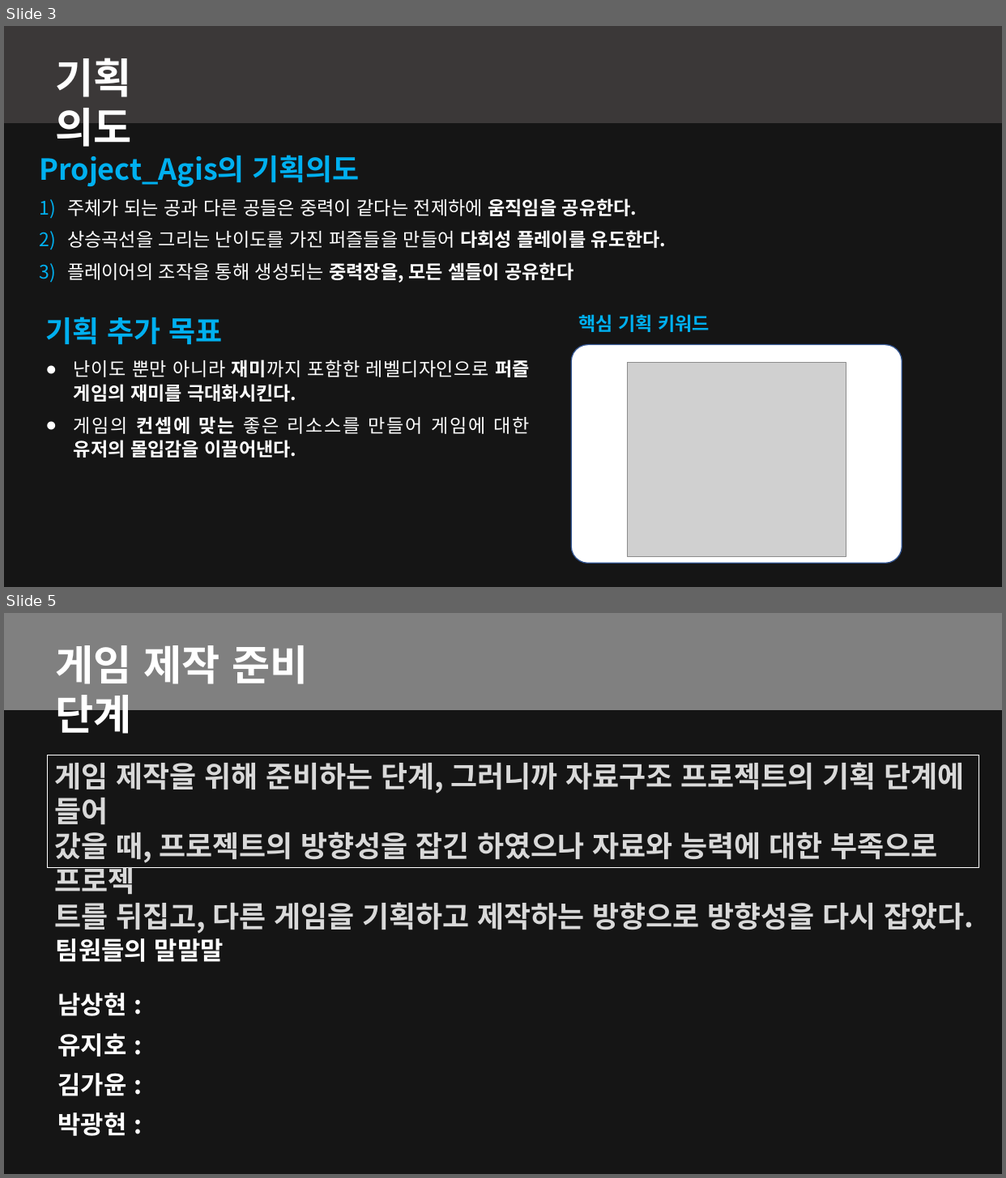
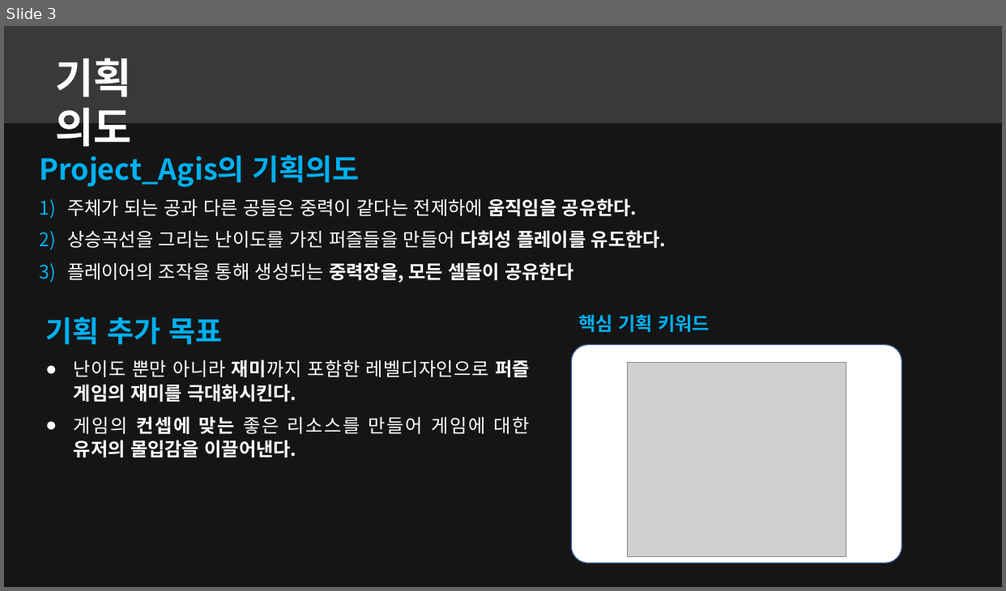
Before and after one commit to kjpark102312/Jagu_Agis, a slide deck: Presentation/AGIS 발표자료.pptx. Shown one above the other, each under a label of ours: slides 3 and 5 before the commit, slide 3 after it; the slides between them are not shown. The pictures are 1006x1178 and 1006x591 pixels, drawn with LibreOffice and Linux fonts; fonts in the diff are those of the drawing; grey boxes stand for pictures; background and template pictures are left out; a plain dark background stands for a picture behind light text. Boxes give left, top, right and bottom in pixels: in the first picture for what was removed or moved away, otherwise in the second. Text is boxed around its words. In the diff, an @@ line names an element or a change of style, - is before the commit and + after.

```diff
--- a/Presentation/AGIS 발표자료.pptx
+++ b/Presentation/AGIS 발표자료.pptx
@@ slide 5 removed at [4,613,1002,1174], background picture (left out) @@
@@ rectangle removed at [4,613,1002,1174] @@
@@ rectangle removed at [4,613,1002,710] @@
@@ text removed at [56,645,308,740] @@
-게임 제작 준비 단계
@@ rectangle removed at [47,755,978,867] @@
-게임 제작을 위해 준비하는 단계, 그러니까 자료구조 프로젝트의 기획 단계에 들어
-갔을 때, 프로젝트의 방향성을 잡긴 하였으나 자료와 능력에 대한 부족으로 프로젝
-트를 뒤집고, 다른 게임을 기획하고 제작하는 방향으로 방향성을 다시 잡았다.
@@ text removed at [56,939,224,962] @@
-팀원들의 말말말
@@ text removed at [57,993,126,1016] @@
-남상현 :
@@ text removed at [57,1033,126,1057] @@
-유지호 :
@@ text removed at [57,1073,126,1097] @@
-김가윤 :
@@ text removed at [57,1113,126,1136] @@
-박광현 :
```
Also in this commit, not shown: 2 slides changed, 1 slide added.
